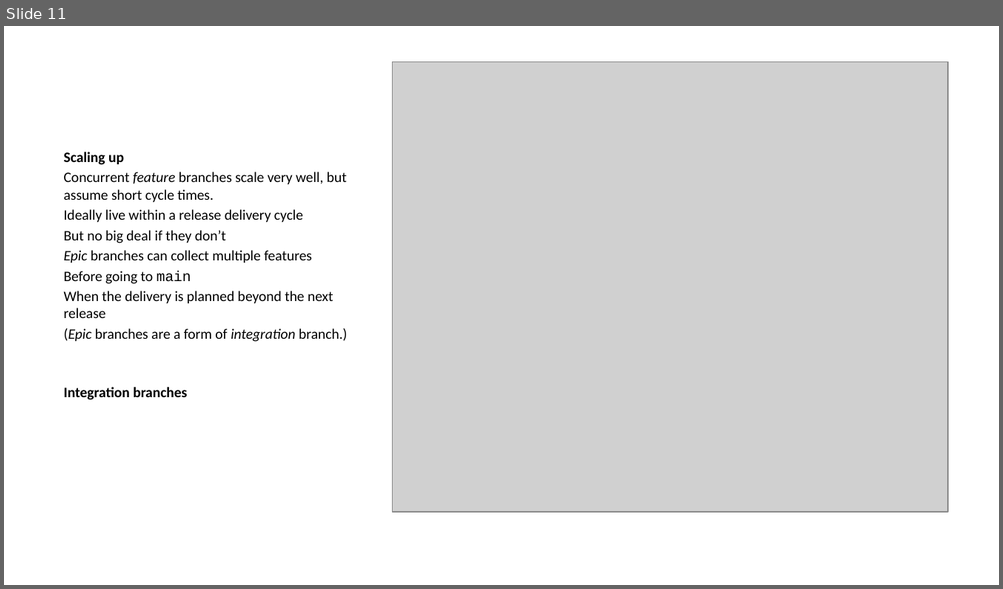
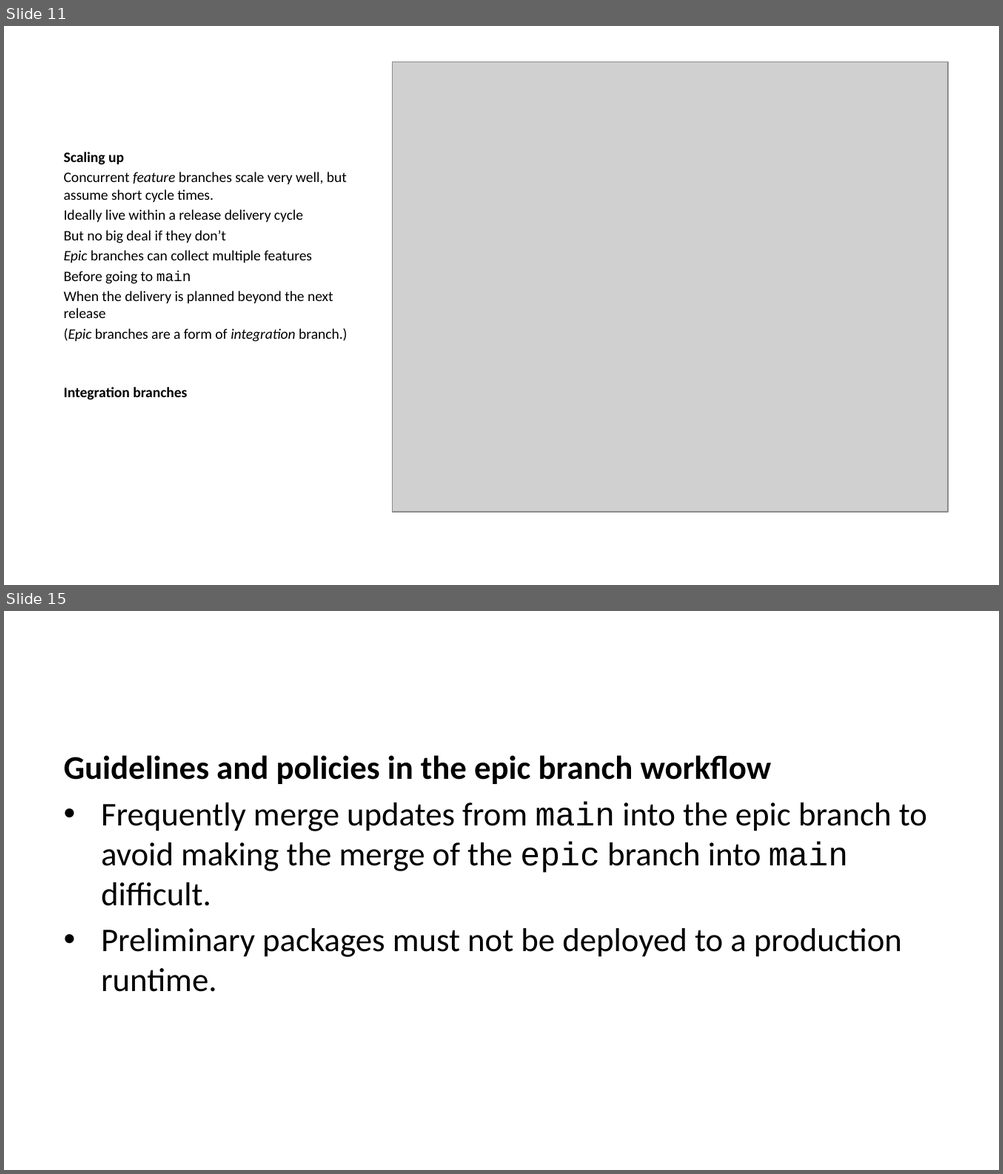
Before and after one commit to ijmitch/ukgse-2024-devops-git, a slide deck: docs/p1.pptx. Shown one above the other, each under a label of ours: slide 11 before the commit, slides 11 and 15 after it; the slides between them are not shown. The pictures are 1003x589 and 1003x1174 pixels, drawn with LibreOffice and Linux fonts; fonts in the diff are those of the drawing; grey boxes stand for pictures. Boxes give left, top, right and bottom in pixels: in the first picture for what was removed or moved away, otherwise in the second. Text is boxed around its words. In the diff, an @@ line names an element or a change of style, - is before the commit and + after.

```diff
--- a/docs/p1.pptx
+++ b/docs/p1.pptx
@@ slide 15 added at (4, 611, 999, 1170), background #FFFFFF @@
@@ text added at (64, 755, 927, 992), 24 pt, text #000000 @@
+Guidelines and policies in the epic branch workflow
+• Frequently merge updates from main into the epic branch to avoid making the merge of the epic branch into main difficult.
+• Preliminary packages must not be deployed to a production runtime.
```
Also in this commit, not shown: 4 slides changed, 7 other slides added, 2 slides removed, 3 other files.
